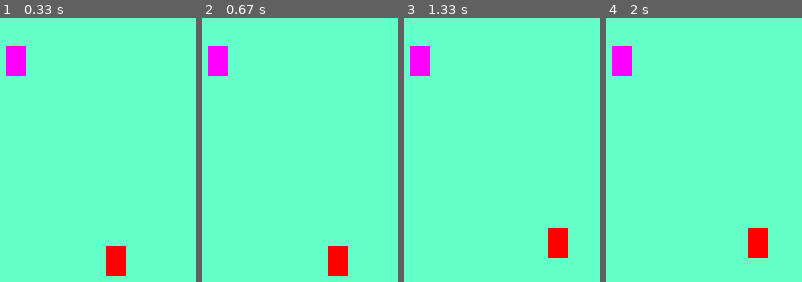
Above: before the commit, frames 1-4 (left to right).
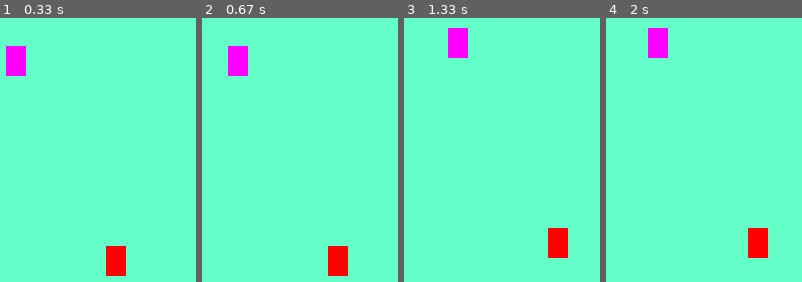
Above: after the commit, the same moments.

Repository: SSSajid777/pygame
Game: pygame game, started from car_game.py
Same seed, same stepped clock (60 frames per second), same inputs: the game is played once before the commit and once after it.
Inputs:
- Up to frame 1 (0.33 s): no input
- Up to frame 2 (0.67 s): hold Right from 0.33 s (still down)
- Up to frame 3 (1.33 s): release Right at 0.8 s; hold Up 0.83-1.13 s; hold Right from 1.17 s (still down)
- Up to frame 4 (2 s): release Right at 1.63 s; hold Left from 1.67 s (still down)

Frame 1 is identical in both runs. In frame 2, 2.3% of the frame differs, in the area x 3-24%, y 10-22%; in frame 3, 2.3%; in frame 4, 2.3%.

Commit message:
Update car_game.py

Diff:
--- a/car_game.py
+++ b/car_game.py
@@ -49,9 +49,23 @@
     if keys[pygame.K_DOWN]:
         playerCar1.moveDown(1)
 
+    if keys[pygame.K_LEFT]:
+        playerCar2.moveLeft(1)
+    if keys[pygame.K_RIGHT]:
+        playerCar2.moveRight(1)
+    if keys[pygame.K_UP]:
+        playerCar2.moveUp(1)
+    if keys[pygame.K_DOWN]:
+        playerCar2.moveDown(1)
+
+
     #Draw all our sprites
     all_spirte_list.draw(screen)
 
     pygame.display.flip()
 
+    #Createa a clock
+    clock=pygame.time.Clock()
+    clock.tick(60)
+
 pygame.quit() #Quits pygame properly
